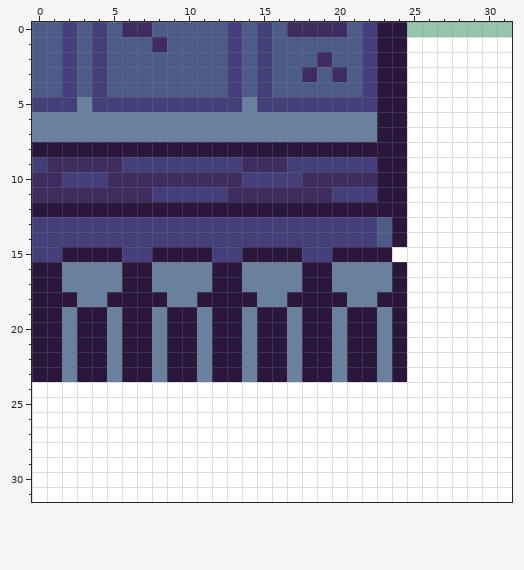
Two states of a pixel-art sprite, Assets/Tiles/house_26.png. The picture above was drawn from the file before the commit.
The file is 32x32 pixels.
After the commit:
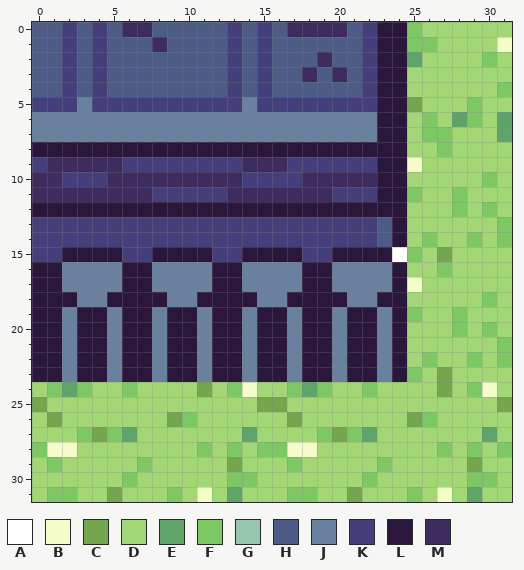
Palette (. is transparent): A #ffffff  B #f4fcca  C #74a551  D #a3d776  E #5ea46a  F #7dc864  G #95c5ac  H #4c5c87  J #69809e  K #443f7b  L #2a173b  M #3f2c5f
What changed:
Changed rows in their new state; - is an unchanged pixel.
first column x 0:
 0 -------------------------FDDDDDD
 1 -------------------------FFDDDDB
 2 -------------------------EDDDDFD
 3 -------------------------DDDDDDD
 4 -------------------------DDDDDDF
 5 -------------------------CDDDFDD
 6 -------------------------DFDEFDE
 7 -------------------------DFFDDDE
 8 -------------------------DDFDDDD
 9 -------------------------BDDDDDD
10 -------------------------DDDDDFD
11 -------------------------FDDFDDD
12 -------------------------DDDFDFD
13 -------------------------DDDDDDF
14 -------------------------DFDDFDF
15 -------------------------FDCDDDD
16 -------------------------DDFDDDD
17 -------------------------BDDDDDD
18 -------------------------DDDDDFD
19 -------------------------FDDFDDD
20 -------------------------DDDFDFD
21 -------------------------DDDDDDF
22 -------------------------DFDDFDF
23 -------------------------FDCDDDD
24 DFEFDDFDDDDCDFBDDFEFDDFDDDDCDFBD
25 CDDDDDDDDDDDDDDCCDDDDDDDDDDDDDDC
26 DCDDDDDDDCFDDDDDDCDDDDDDDCFDDDDD
27 DDDFCFEDDDDDDDEDDDDFCFEDDDDDDDED
28 FBBDDDDDDDDFDFDFFBBDDDDDDDDFDFDF
29 DFDDDDDFDDDDDCDDDFDDDDDFDDDDDCDD
30 DDDDDDFDDDDDDFFDDDDDDDFDDDDDDFFD
31 DFFDDCDDDFDBDEDDDFFDDCDDDFDBDEDD
Pixel boxes of the changes (left, top, right, bottom) in both pictures:
changed: (32, 22, 512, 502)
